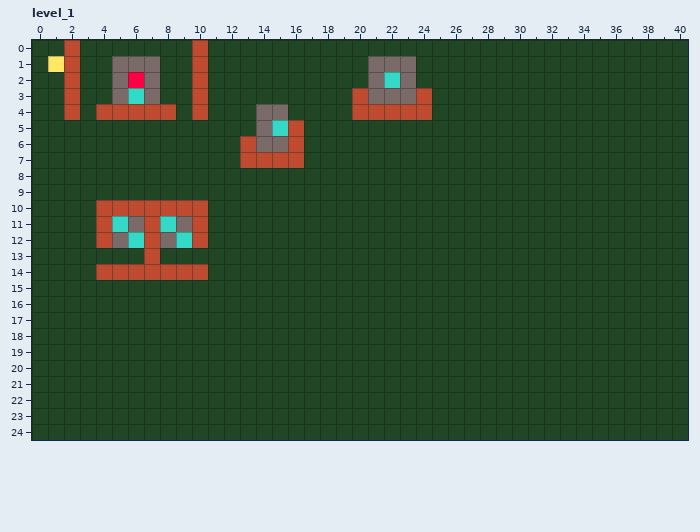
Two states of a LDtk project, data/level.ldtk. The picture above was drawn from the file before the commit.
Cells are 4x4 px. Shown: level_1 x 0..40, y 0..24.
The result:
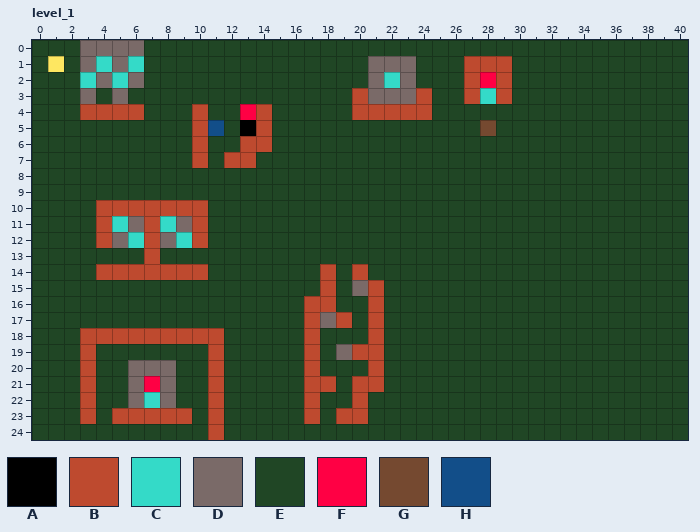
Key: from "tiles": A 1 "empty", B 2 "bedrock", C 3 "diamond", D 4 "rock", E 5 "grass", F 7 "firefly", G 8 "sandstone", H 11 "amoeba".
_ is an empty cell.
From old to new:
Layer "tiles":
y 0: x 2..6 BEEEE -> EDDDD; x 10 B -> E
y 1: x 2..4 BEE -> EDC; x 6..7 DD -> CE; x 10 B -> E; x 27..29 EEE -> BBB
y 2: x 2..7 BEEDFD -> ECDCDE; x 10 B -> E; x 27..29 EEE -> BFB
y 3: x 2..3 BE -> ED; x 6..7 CD -> EE; x 10 B -> E; x 27..29 EEE -> BCB
y 4: x 2..3 BE -> EB; x 7..8 BB -> EE; x 13..15 EDD -> FBE
y 5: x 10..11 EE -> BH; x 13..16 EDCB -> ABEE; x 28 E -> G
y 6: x 10 E -> B; x 14..16 DDB -> BEE
y 7: x 10 E -> B; x 12 E -> B; x 14..16 BBB -> EEE
y 14: x 18 E -> B; x 20 E -> B
y 15: x 18 E -> B; x 20..21 EE -> DB
y 16: x 17..18 EE -> BB; x 21 E -> B
y 17: x 17..19 EEE -> BDB; x 21 E -> B
y 18: x 3..11 EEEEEEEEE -> BBBBBBBBB; x 17 E -> B; x 21 E -> B
y 19: x 3 E -> B; x 11 E -> B; x 17 E -> B; x 19..21 EEE -> DBB
y 20: x 3 E -> B; x 6..8 EEE -> DDD; x 11 E -> B; x 17 E -> B; x 21 E -> B
y 21: x 3 E -> B; x 6..8 EEE -> DFD; x 11 E -> B; x 17..18 EE -> BB; x 20..21 EE -> BB
y 22: x 3 E -> B; x 6..8 EEE -> DCD; x 11 E -> B; x 17 E -> B; x 20 E -> B
y 23: x 3 E -> B; x 5..9 EEEEE -> BBBBB; x 11 E -> B; x 17 E -> B; x 19..20 EE -> BB
y 24: x 11 E -> B
